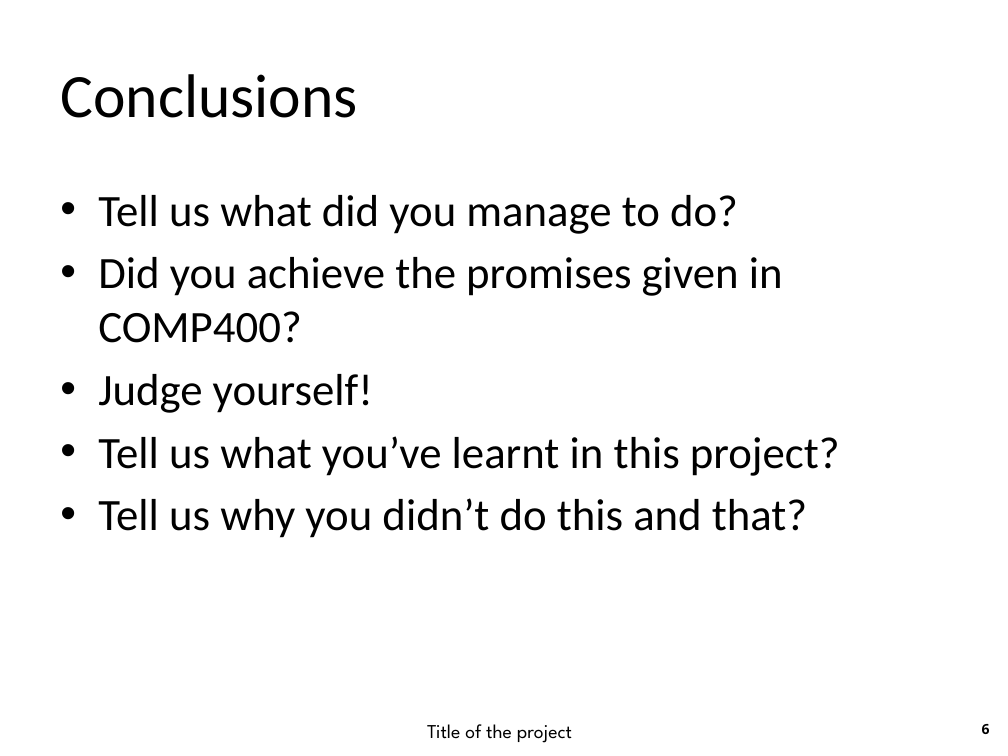
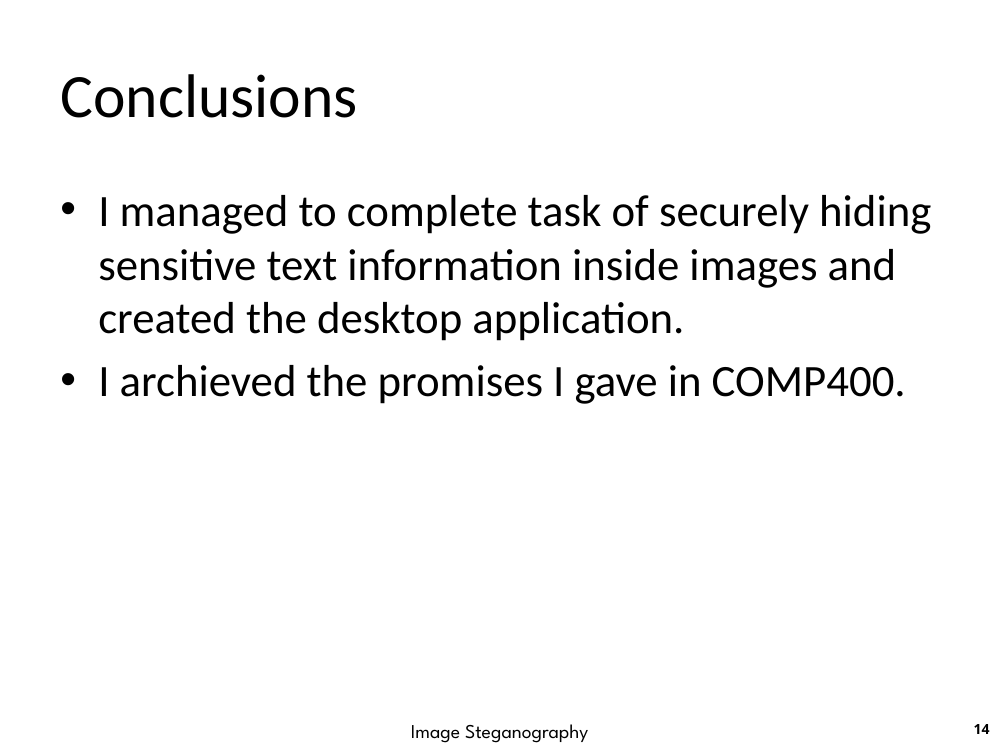
Before and after one commit to EmmanuelManeswa/Image-Steganography, a slide deck: slide 14 of docs/project 2/Project Presentation (154409 - Emmanuel Maneswa).pptx (slide 6 before the commit). Drawn at 1008x756 pixels with LibreOffice and Linux fonts; fonts in the diff are those of the drawing. Boxes give left, top, right and bottom in pixels: in the first picture for what was removed or moved away, otherwise in the second. Text is boxed around its words. In the diff, an @@ line names an element or a change of style, - is before the commit and + after.

```diff
--- a/docs/project 2/Project Presentation (154409 - Emmanuel Maneswa).pptx
+++ b/docs/project 2/Project Presentation (154409 - Emmanuel Maneswa).pptx
@@ text at (x1=98, y1=195, x2=931, y2=404): text changed @@
-• Tell us what did you manage to do?
-• Did you achieve the promises given in COMP400?
-• Judge yourself!
-• Tell us what you’ve learnt in this project?
-• Tell us why you didn’t do this and that?
+• I managed to complete task of securely hiding sensitive text information inside images and created the desktop application.
+• I archieved the promises I gave in COMP400.
@@ text at (x1=411, y1=724, x2=588, y2=743): text changed @@
-Title of the project
+Image Steganography
@@ page number at (x1=974, y1=724, x2=990, y2=734): text changed @@
-6
+14
```
Also in this commit, not shown: 5 other slides changed, 11 slides added, 4 slides removed, 2 other files.
